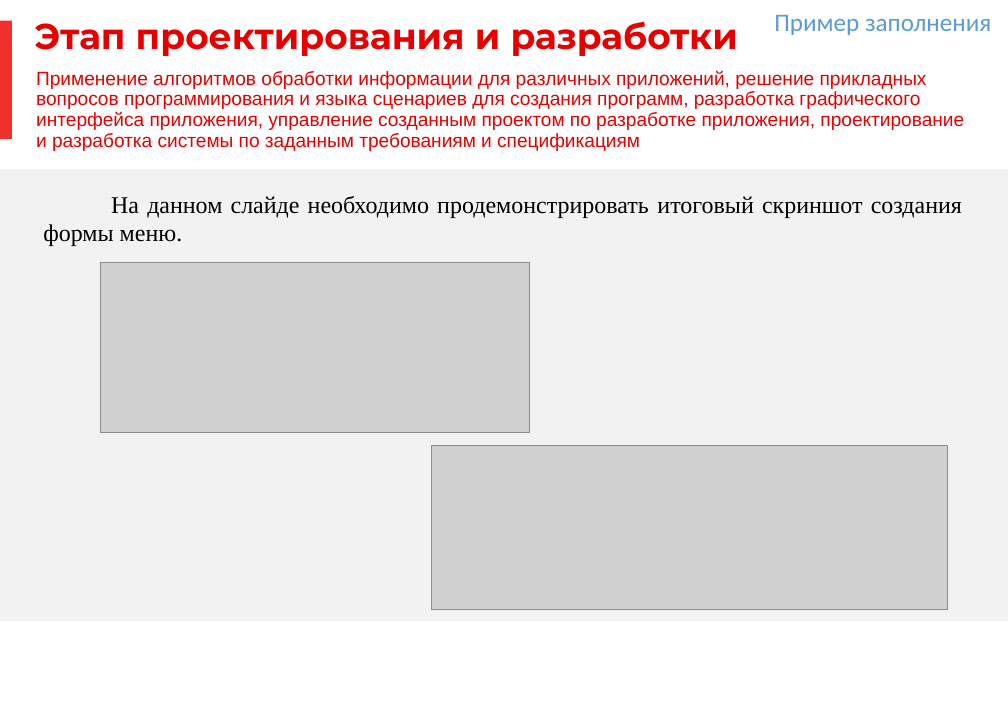
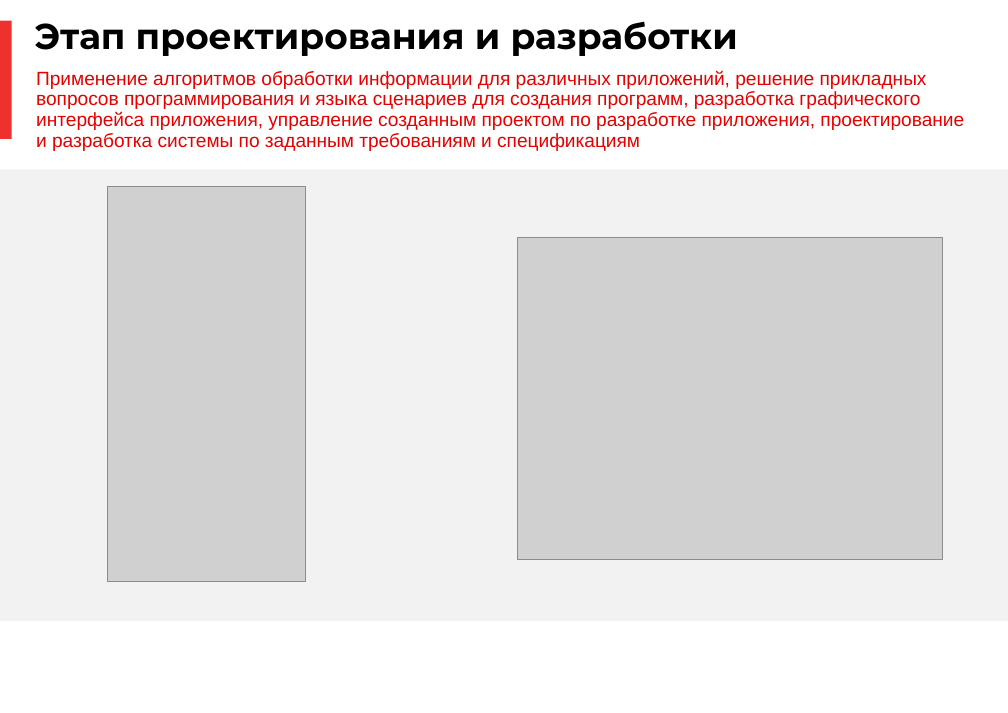
Before and after one commit to a-attendee/practice-2, a slide deck: slide 8 of docs/Prilozhenie 1 k individualnomu zadaniyu UP. PM.03 (shablon otcheta dlya zapolneniya).pptx. Drawn at 1008x713 pixels with LibreOffice and Linux fonts; fonts in the diff are those of the drawing; grey boxes stand for pictures; background and template pictures are left out. Boxes give left, top, right and bottom in pixels: in the first picture for what was removed or moved away, otherwise in the second. Text is boxed around its words. In the diff, an @@ line names an element or a change of style, - is before the commit and + after.

```diff
--- a/docs/Prilozhenie 1 k individualnomu zadaniyu UP. PM.03 (shablon otcheta dlya zapolneniya).pptx
+++ b/docs/Prilozhenie 1 k individualnomu zadaniyu UP. PM.03 (shablon otcheta dlya zapolneniya).pptx
@@ title "Этап проектирования и разработки" at bbox=[35, 21, 738, 56]: text colour #E60000 to #000000 @@
@@ text removed at bbox=[774, 15, 991, 35] @@
-Пример заполнения
@@ text removed at bbox=[43, 196, 962, 246] @@
-На данном слайде необходимо продемонстрировать итоговый скриншот создания формы меню.
@@ picture added at bbox=[108, 186, 306, 582] @@
@@ picture added at bbox=[517, 237, 943, 560] @@
@@ picture removed at bbox=[101, 262, 530, 432] @@
@@ picture removed at bbox=[431, 446, 948, 609] @@
```
Also in this commit, not shown: 14 other slides changed, 27 other files.
